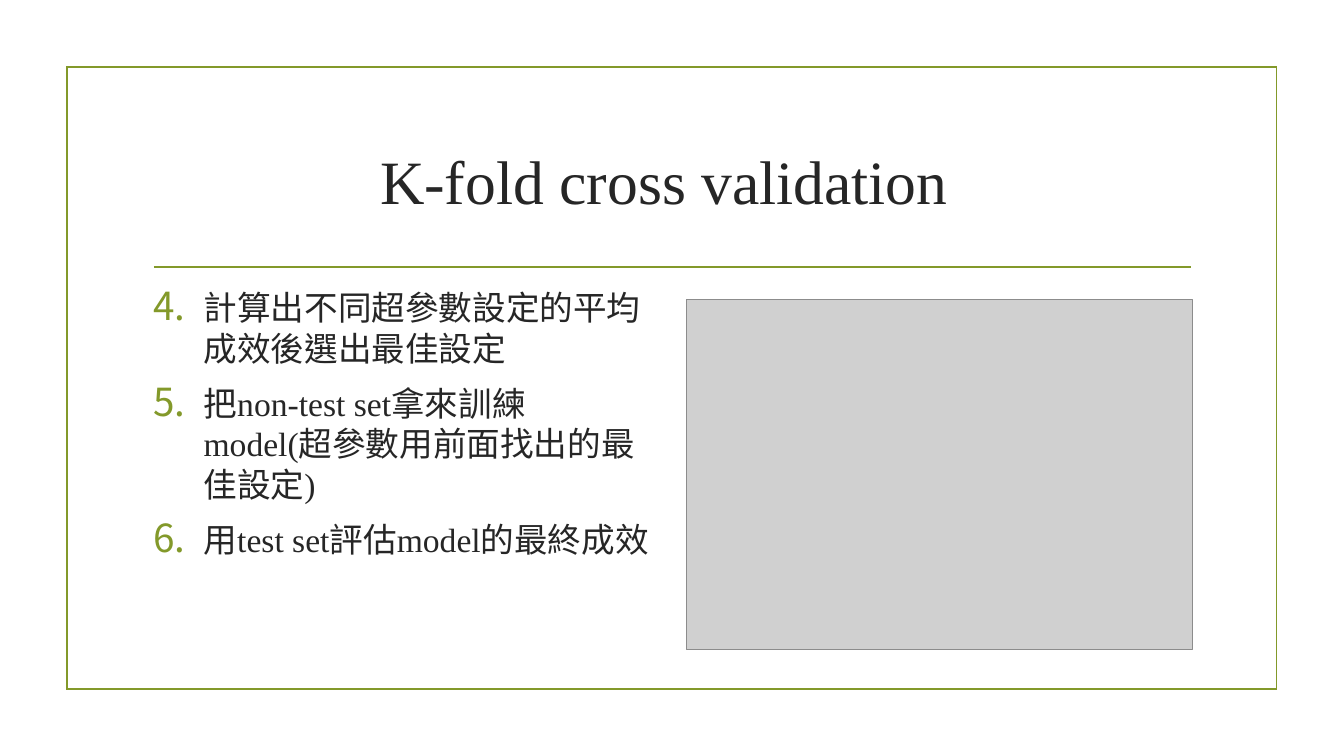
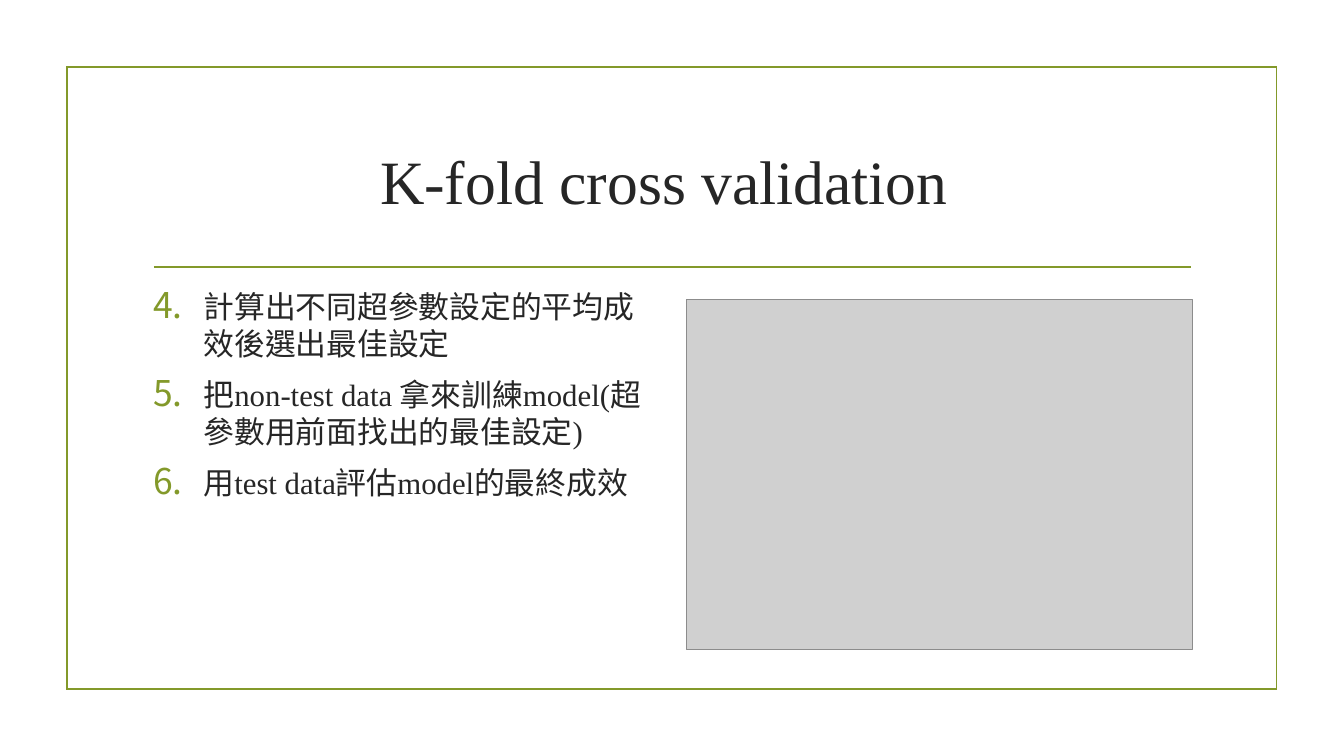
Before and after one commit to gama79530/ML_workshop, a slide deck: slide 14 of ML_workshop.pptx. Drawn at 1344x756 pixels with LibreOffice and Linux fonts; fonts in the diff are those of the drawing; grey boxes stand for pictures; background and template pictures are left out. Boxes give left, top, right and bottom in pixels: in the first picture for what was removed or moved away, otherwise in the second. Text is boxed around its words. In the diff, an @@ line names an element or a change of style, - is before the commit and + after.

```diff
--- a/ML_workshop.pptx
+++ b/ML_workshop.pptx
@@ text at box(204, 292, 634, 358): size 24 to 22 pt in "計算出不同超參數設定的平均成效後選出最佳設定" @@
@@ text at box(204, 379, 641, 497): text changed; size 24 to 22 pt @@
-5. 把non-test set拿來訓練model(超參數用前面找出的最佳設定)
-6. 用test set評估model的最終成效
+5. 把non-test data 拿來訓練model(超參數用前面找出的最佳設定)
+6. 用test data評估model的最終成效
```
Also in this commit, not shown: 2 other slides changed, 2 slides added, 1 other file.
